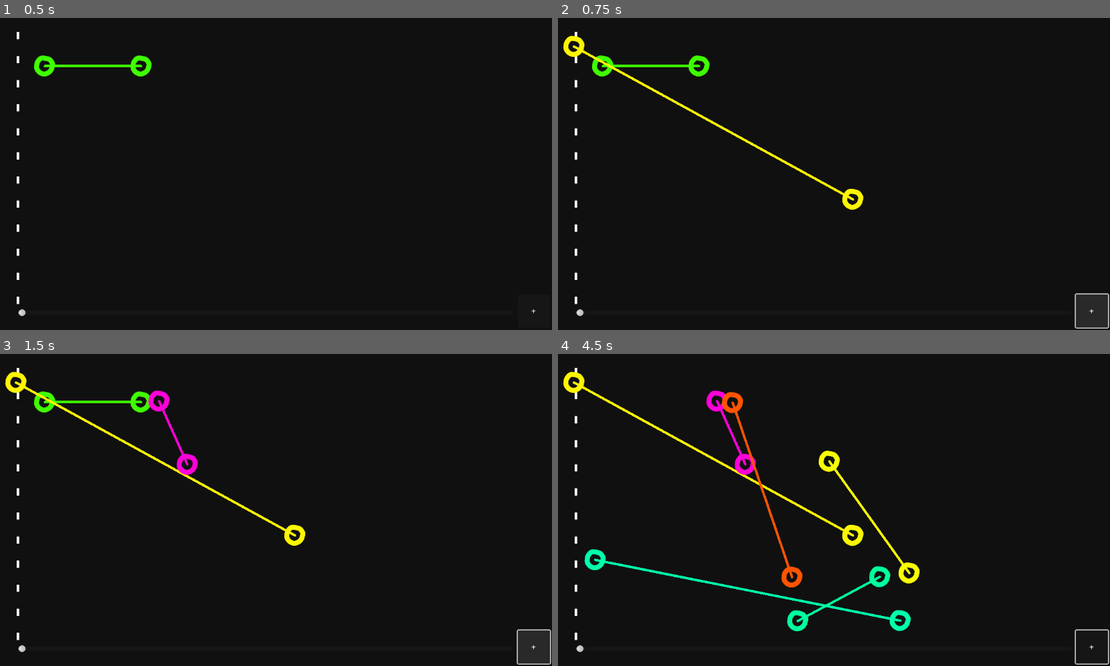
Above: before the commit, frames 1-4 (two rows, left to right).
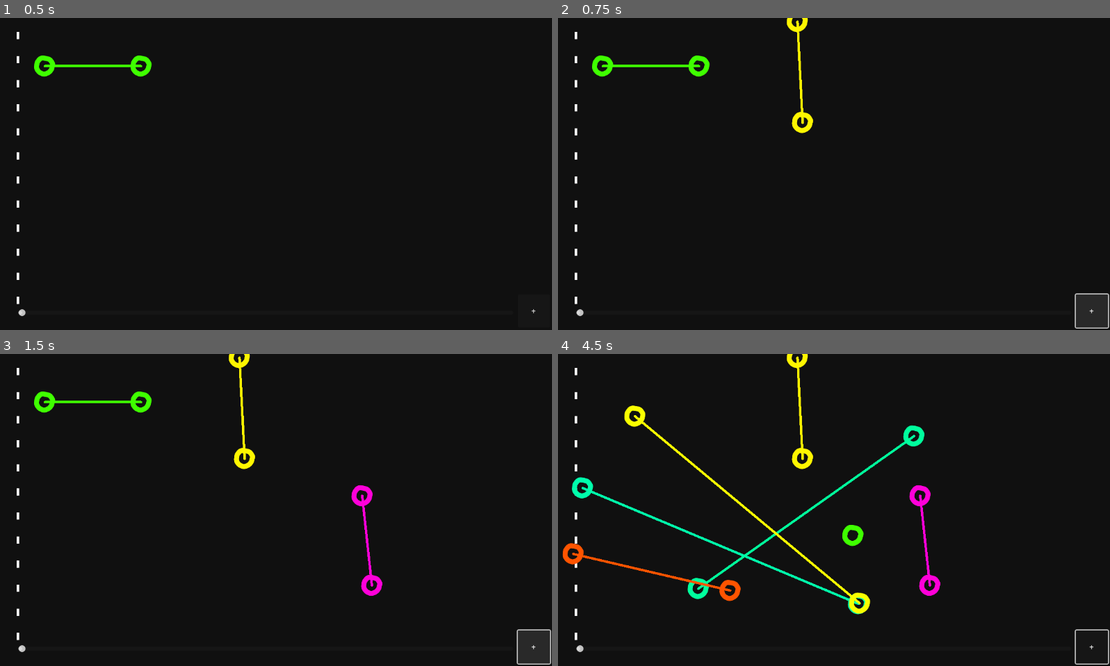
Above: after the commit, the same moments.

Repository: Graicc/sweep-line
Game: Godot game, scene res://LineManager.tscn
Same seed, same stepped clock (60 frames per second), same inputs: the game is played once before the commit and once after it.
Inputs (mouse positions are in pixels of both pictures, inside the frame that each line leads up to):
- Up to frame 1 (0.5 s): no input
- Up to frame 2 (0.75 s): click "+" at 0.5 s
- Up to frame 3 (1.5 s): click "+" at 1.25 s
- Up to frame 4 (4.5 s): click "+" at 2 s; tap Enter at 2.75, 4.25 s; drag from (602, 400) to (850, 534) at 2.77 s; tap Space at 3.5 s; drag from (701, 400) to (850, 534) at 3.52 s; move the mouse to (574, 382) at 4.27 s; tap Delete (Delete) at 4.35 s

Frame 1 is identical in both runs. In frame 2, 1.3% of the frame differs, in the area x 0-56%, y 0-62%; in frame 3, 2.1%; in frame 4, 6.9%, in the area x 0-70%, y 0-89%.

Commit message:
Clean up code

Diff:
--- a/Line.tscn
+++ b/Line.tscn
@@ -6,11 +6,8 @@
 [sub_resource type="CircleShape2D" id="CircleShape2D_yjor4"]
 radius = 48.28
 
-[node name="Line" type="Node2D" node_paths=PackedStringArray("line_renderer", "start_collision", "end_collision")]
+[node name="Line" type="Node"]
 script = ExtResource("1_uvgog")
-line_renderer = NodePath("Line2D")
-start_collision = NodePath("S")
-end_collision = NodePath("E")
 
 [node name="Line2D" type="Line2D" parent="."]
 points = PackedVector2Array(270, 281, 725, 246)
--- a/LineManager.tscn
+++ b/LineManager.tscn
@@ -5,18 +5,18 @@
 [ext_resource type="Script" path="res://slider.gd" id="3_2tuu5"]
 [ext_resource type="Texture2D" uid="uid://c252k160vuq3o" path="res://Dash.png" id="4_fv64i"]
 
-[node name="Line manager" type="Node2D"]
+[node name="Line manager" type="Node"]
 script = ExtResource("1_n038c")
 line_scene = ExtResource("2_0viv0")
 
-[node name="Button" type="Button" parent="."]
+[node name="Add line" type="Button" parent="."]
 offset_left = 1081.0
 offset_top = 574.0
 offset_right = 1148.0
 offset_bottom = 643.0
 text = "+"
 
-[node name="Slider" type="Node2D" parent="."]
+[node name="Slider" type="Node" parent="."]
 script = ExtResource("3_2tuu5")
 
 [node name="Line2D" type="Line2D" parent="Slider"]
@@ -35,4 +35,5 @@
 max_value = 1.0
 step = 0.0
 
-[connection signal="pressed" from="Button" to="." method="_on_button_pressed"]
+[connection signal="child_exiting_tree" from="." to="." method="_on_child_exiting_tree"]
+[connection signal="pressed" from="Add line" to="." method="add_random_line"]
--- a/line_dragger.gd
+++ b/line_dragger.gd
@@ -1,11 +1,14 @@
-extends Node2D
+extends Node
 
-@export var line_renderer: Line2D
 @export var start: Vector2 = Vector2(0, 0)
 @export var end: Vector2 = Vector2(200, 200)
 
-@export var start_collision: Area2D
-@export var end_collision: Area2D
+@onready var line_renderer = $Line2D
+@onready var start_collision = $S
+@onready var end_collision = $E
+
+var start_selected = false
+var end_selected = false
 
 func set_color(color: Color):
 	line_renderer.default_color = color
@@ -15,35 +18,34 @@
 # Called when the node enters the scene tree for the first time.
 func _ready():
 	# randomize the hue of the line
-	var color = Color.from_hsv(randf(), 1, 1)
-	set_color(color)
+	set_color(Color.from_hsv(randf(), 1, 1))
 
-
+# Called from the line manager to set the start and end positions
 func initialize(start_pos: Vector2, end_pos: Vector2):
 	self.start = start_pos
 	self.end = end_pos
 
 # Called every frame. 'delta' is the elapsed time since the previous frame.
 func _process(delta):
+	# Always let go when the mouse is relaesed
+	# This is needed when the mouse releases while moving quickly
 	if not Input.is_mouse_button_pressed(MOUSE_BUTTON_LEFT):
-		left_selected = false
-		right_selected = false
+		start_selected = false
+		end_selected = false
 
-	if left_selected:
-		var mouse_pos = get_viewport().get_mouse_position()
+	var mouse_pos = get_viewport().get_mouse_position()
+
+	if start_selected:
 		start = mouse_pos
-	elif right_selected:
-		var mouse_pos = get_viewport().get_mouse_position()
+	elif end_selected:
 		end = mouse_pos
 
 	line_renderer.points = [start, end]
+
 	start_collision.position = start
 	end_collision.position = end
 
-
-var left_selected = false
-var right_selected = false
-
+# Bound to the input event of the start node
 func _on_area_2d_input_event(viewport, event, shape_idx):
 	if Input.is_action_just_pressed("Delete"):
 		get_viewport().set_input_as_handled()
@@ -51,25 +53,24 @@
 		queue_free()
 
 	if Input.is_action_just_pressed("Click"):
-		left_selected = true
+		start_selected = true
 		# Set the input as as handeled so it doesn't trigger anything else
 		get_viewport().set_input_as_handled()
 
 	if Input.is_action_just_released("Click"):
-		left_selected = false
+		start_selected = false
 		get_viewport().set_input_as_handled()
 
-
-
+# Bound to the input event of the end node
 func _on_area_2d_2_input_event(viewport, event, shape_idx):
 	if Input.is_action_just_pressed("Delete"):
 		get_viewport().set_input_as_handled()
 		queue_free()
 
 	if Input.is_action_just_pressed("Click"):
-		right_selected = true
+		end_selected = true
 		get_viewport().set_input_as_handled()
 
 	if Input.is_action_just_released("Click"):
-		right_selected = false
+		end_selected = false
 		get_viewport().set_input_as_handled()
--- a/line_manager.gd
+++ b/line_manager.gd
@@ -1,11 +1,16 @@
-extends Node2D
+extends Node
 
 @export var line_scene: PackedScene
 
-@export var lines: Array[Node2D] = []
+# The array of lines for doing sweep line intersection
+var lines: Array[Node] = []
+
+# $Slider is shorthand for get_node("Slider")
+@onready var slider = $Slider
 
 func add_line(start: Vector2, end: Vector2):
-	var line = line_scene.instantiate() as Node2D
+	# Spawn the line in the world
+	var line = line_scene.instantiate()
 	# Call initialize on `line_dragger.gd`
 	line.initialize(start, end)
 
@@ -15,23 +20,29 @@
 
 # Called when the node enters the scene tree for the first time.
 func _ready():
+	# Start us off with a single line
 	add_line(Vector2(100, 100), Vector2(300, 100))
-	# add_line(Vector2(20, 200), Vector2(200, 100))
 
 # Called every frame. 'delta' is the elapsed time since the previous frame.
 func _process(delta):
-	# var pos = get_global_mouse_position()
-	# lines[0].get_node("Line2D").points[1] = pos
 	pass
 
-
-func _on_button_pressed():
+# Wired up to the `Add line` button
+func add_random_line():
 	var max_y = 600;
 	var max_x = 800;
+
 	var x1 = randf_range(0, max_x);
 	var y1 = randf_range(0, max_y);
 	var x2 = randf_range(0, max_x);
 	var y2 = randf_range(0, max_y);
+
 	add_line(Vector2(x1, y1), Vector2(x2, y2))
 
-	pass # Replace with function body.
+# Remove lines when they are destroyed
+func _on_child_exiting_tree(node):
+	# Check if the deleted node is in the array, and remove it if it is
+	for i in range(0, lines.size()):
+		if lines[i] == node:
+			lines.remove_at(i)
+			return
--- a/slider.gd
+++ b/slider.gd
@@ -1,12 +1,13 @@
-extends Node2D
+extends Node
 
 @onready var line_renderer = $Line2D
 @onready var slider = $HSlider
 
+var slider_position = 0.0
+
 # Called when the node enters the scene tree for the first time.
 func _ready():
 	pass # Replace with function body.
-
 
 # Called every frame. 'delta' is the elapsed time since the previous frame.
 func _process(delta):
@@ -19,4 +20,4 @@
 	# Update the dotted line
 	line_renderer.points = [pos, pos + Vector2.UP * 1000]
 
-	pass
+	slider_position = pos.x
